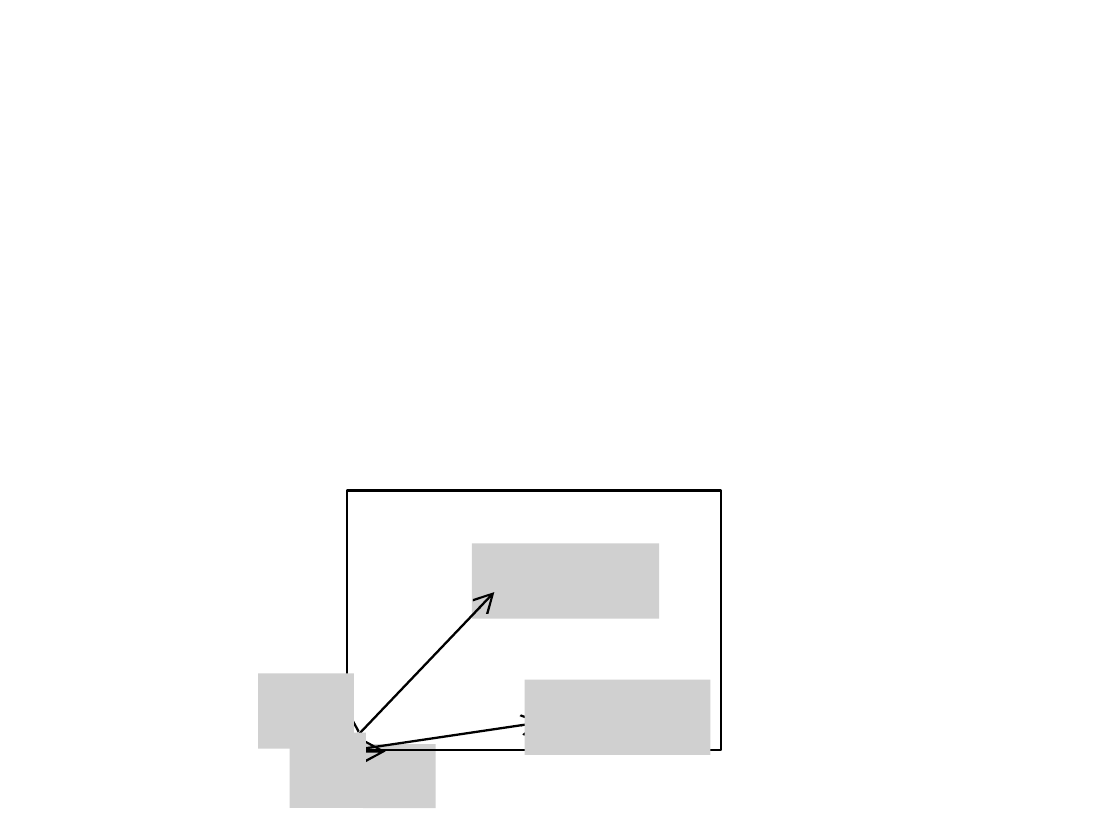
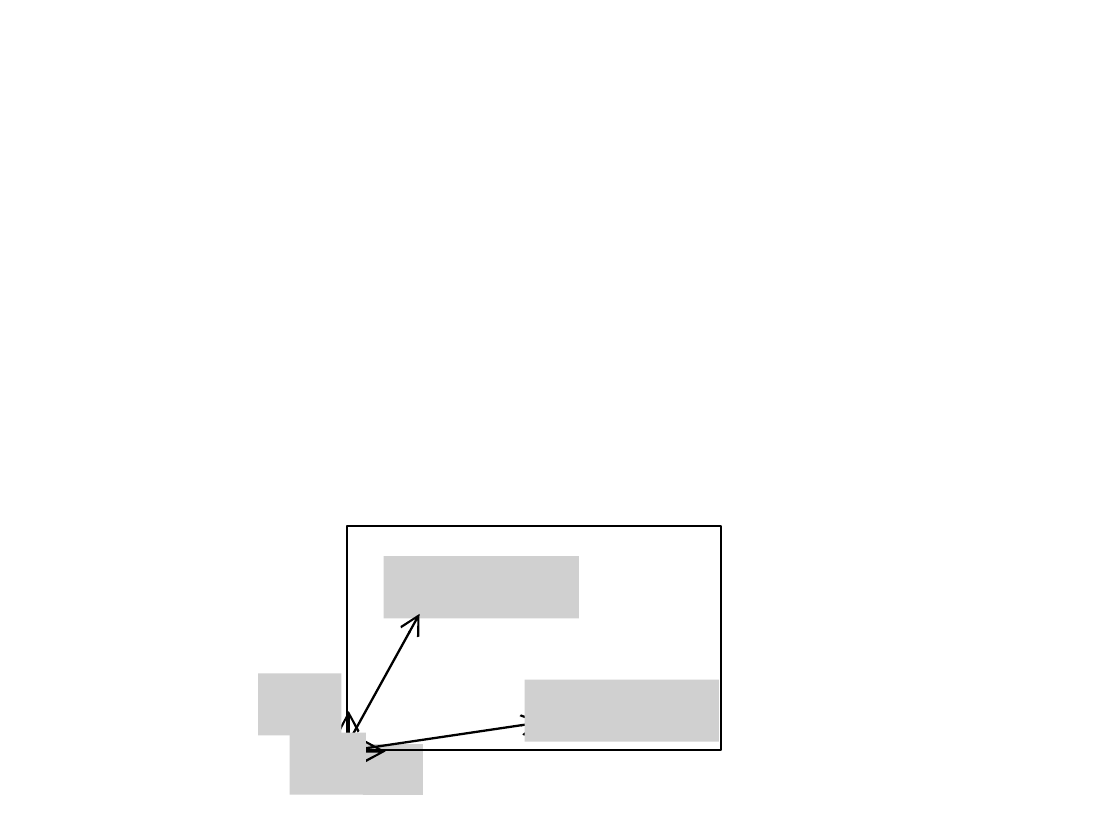
Before and after one commit to herumi/ango-src, a slide deck: slide 1 of img/base.pptx. Drawn at 1120x840 pixels with LibreOffice and Linux fonts; fonts in the diff are those of the drawing; grey boxes stand for pictures. Boxes give left, top, right and bottom in pixels: in the first picture for what was removed or moved away, otherwise in the second. Text is boxed around its words. In the diff, an @@ line names an element or a change of style, - is before the commit and + after.

```diff
--- a/img/base.pptx
+++ b/img/base.pptx
@@ parallelogram: place and size @@
-parallelogram at [347, 491, 721, 750]
+parallelogram at [347, 526, 721, 750]
@@ picture: place and size @@
-picture at [473, 544, 661, 620]
+picture at [383, 556, 578, 618]
@@ arrow moved from (345, 748) - (495, 591) to (345, 748) - (419, 614) @@
@@ picture: place and size @@
-picture at [258, 674, 354, 750]
+picture at [258, 674, 340, 737]
@@ picture: place and size @@
-picture at [524, 681, 710, 757]
+picture at [524, 681, 719, 744]
@@ picture: place and size @@
-picture at [289, 732, 365, 809]
+picture at [289, 732, 365, 795]
@@ picture: place and size @@
-picture at [363, 744, 435, 809]
+picture at [363, 744, 423, 795]
```
Also in this commit, not shown: 10 other files.
